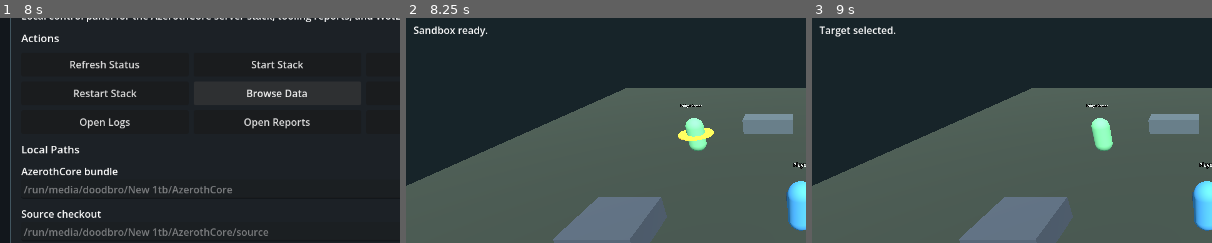
Above: before the commit, frames 1-3 (left to right).
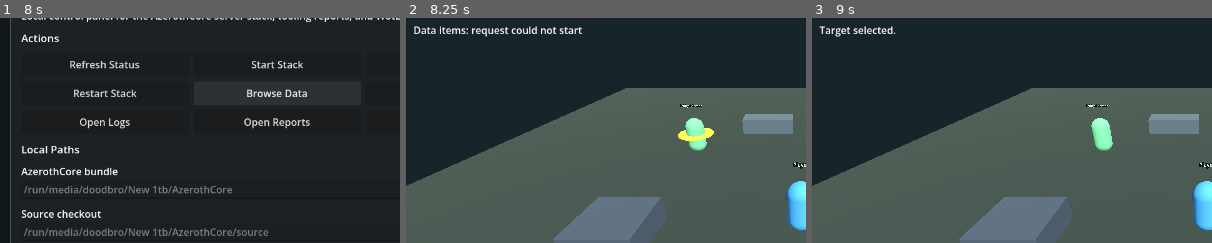
Above: after the commit, the same moments.

Repository: Dankrupt94/my-game
Game: Godot game, scene res://main.tscn
Same seed, same stepped clock (60 frames per second), same inputs: the game is played once before the commit and once after it.
Inputs:
- Up to frame 1 (8 s): click "Start Stack" at 0.5 s; click "Start Stack" at 1.25 s; click "Restart Stack" at 2 s; click "Restart Stack" at 2.75 s; click "Restart Stack" at 3.5 s; click "Launch Client" at 4.25 s; click "Launch Client" at 5 s; click "Refresh Status" at 5.75 s; click "Stop Stack" at 6.5 s; click "Browse Data" at 7.25 s
- Up to frame 2 (8.25 s): click "Open Sandbox" at 8 s
- Up to frame 3 (9 s): click "Target" at 8.75 s
The pictures show only the part of the screen within x 1-51%, y 14-64%; the shares and areas given below are measured in that part.

Frame 1 is identical in both runs. In frame 2, 0.9% of the frame differs, in the area x 2-44%, y 3-9%; in frame 3, nothing differs.

Commit message:
feat: make sandbox consume bridge data

Diff:
--- a/scripts/gameplay_sandbox.gd
+++ b/scripts/gameplay_sandbox.gd
@@ -9,15 +9,19 @@
 const RESOURCE_MAX := 100.0
 const PLAYER_HEALTH_MAX := 100.0
 const ENEMY_HEALTH_MAX := 100.0
+const BRIDGE_BASE_URL := "http://127.0.0.1:8765"
 
 var player_body: CharacterBody3D
 var camera: Camera3D
 var npc: Node3D
 var enemy: Node3D
+var data_spawn_root: Node3D
 var target_marker: MeshInstance3D
 var status_label: Label
 var target_label: Label
 var quest_label: Label
+var data_label: Label
+var inventory_label: Label
 var health_bar: ProgressBar
 var resource_bar: ProgressBar
 var enemy_bar: ProgressBar
@@ -37,6 +41,9 @@
 var attack_was_pressed := false
 var interact_was_pressed := false
 var reset_was_pressed := false
+var pending_data_requests := 0
+var data_records := {}
+var spawned_data_nodes: Array[Node3D] = []
 
 
 func _ready() -> void:
@@ -47,6 +54,8 @@
 	_update_ui("Sandbox ready.")
 	if OS.get_environment("ACORE_SANDBOX_SELF_TEST") == "1":
 		_run_self_test()
+		return
+	_load_bridge_data()
 
 
 func _physics_process(delta: float) -> void:
@@ -81,6 +90,9 @@
 	player_body = _create_actor("Player", Vector3(0, 1.0, 4.0), Color(0.28, 0.67, 0.93), true)
 	npc = _create_actor("Bridge Mentor", Vector3(-5.5, 1.0, -2.5), Color(0.45, 0.84, 0.58), false)
 	enemy = _create_actor("Training Echo", Vector3(5.0, 1.0, -3.0), Color(0.95, 0.35, 0.28), false)
+	data_spawn_root = Node3D.new()
+	data_spawn_root.name = "AzerothCoreDataPlaceholders"
+	add_child(data_spawn_root)
 	target_marker = _create_target_marker()
 
 	camera = Camera3D.new()
@@ -132,11 +144,14 @@
 		body.add_child(collision)
 
 
-func _create_actor(actor_name: String, actor_position: Vector3, color: Color, controllable: bool) -> CharacterBody3D:
+func _create_actor(actor_name: String, actor_position: Vector3, color: Color, controllable: bool, parent: Node = null) -> CharacterBody3D:
 	var body := CharacterBody3D.new()
 	body.name = actor_name
 	body.position = actor_position
-	add_child(body)
+	if parent == null:
+		add_child(body)
+	else:
+		parent.add_child(body)
 
 	var collision := CollisionShape3D.new()
 	var capsule_shape := CapsuleShape3D.new()
@@ -219,6 +234,10 @@
 	layout.add_child(quest_label)
 	status_label = _hud_label()
 	layout.add_child(status_label)
+	data_label = _hud_label()
+	layout.add_child(data_label)
+	inventory_label = _hud_label()
+	layout.add_child(inventory_label)
 
 	var spacer := Control.new()
 	spacer.size_flags_vertical = Control.SIZE_EXPAND_FILL
@@ -408,6 +427,144 @@
 	_update_ui("Sandbox reset.")
 
 
+func _load_bridge_data() -> void:
+	data_records = {}
+	pending_data_requests = 0
+	for request in [
+		{"view": "characters", "search": "", "limit": 3},
+		{"view": "creatures", "search": "wolf", "limit": 3},
+		{"view": "quests", "search": "wolf", "limit": 3},
+		{"view": "items", "search": "sword", "limit": 3},
+	]:
+		_request_data_view(str(request["view"]), str(request["search"]), int(request["limit"]))
+
+
+func _request_data_view(view: String, search: String, limit: int) -> void:
+	pending_data_requests += 1
+	var request := HTTPRequest.new()
+	request.timeout = 20
+	add_child(request)
+	request.request_completed.connect(Callable(self, "_on_data_request_completed").bind(view, request))
+	var path := "/data?view=" + view.uri_encode() + "&search=" + search.uri_encode() + "&limit=" + str(limit)
+	var error := request.request(BRIDGE_BASE_URL + path)
+	if error != OK:
+		request.queue_free()
+		pending_data_requests -= 1
+		_note_data_error(view, "request could not start")
+
+
+func _on_data_request_completed(
+	result: int,
+	response_code: int,
+	_headers: PackedStringArray,
+	body: PackedByteArray,
+	view: String,
+	request: HTTPRequest
+) -> void:
+	var body_text := body.get_string_from_utf8()
+	var parsed = JSON.parse_string(body_text)
+	var payload: Dictionary = parsed if typeof(parsed) == TYPE_DICTIONARY else {}
+	var request_ok := result == HTTPRequest.RESULT_SUCCESS and response_code >= 200 and response_code < 300 and bool(payload.get("ok", false))
+	if request_ok:
+		var rows := _rows_from_data_payload(payload, view)
+		data_records[view] = rows
+		if view == "creatures":
+			_spawn_data_creatures(rows)
+		_update_data_ui()
+	else:
+		_note_data_error(view, "bridge data request failed")
+
+	pending_data_requests -= 1
+	request.queue_free()
+	_maybe_finish_data_self_test()
+
+
+func _rows_from_data_payload(payload: Dictionary, view: String) -> Array:
+	var report: Dictionary = payload.get("report", {})
+	var views: Dictionary = report.get("views", {})
+	var view_payload: Dictionary = views.get(view, {})
+	var rows: Array = view_payload.get("rows", [])
+	return rows
+
+
+func _spawn_data_creatures(rows: Array) -> void:
+	for child in data_spawn_root.get_children():
+		child.queue_free()
+	spawned_data_nodes.clear()
+
+	var count: int = min(rows.size(), 3)
+	for index in range(count):
+		var row: Dictionary = rows[index]
+		var level: int = int(str(row.get("maxlevel", "1")))
+		var color: Color = Color(0.82, 0.58 + min(level, 20) * 0.01, 0.28)
+		var actor := _create_actor(
+			str(row.get("name", "Data Creature")),
+			Vector3(-6.5 + index * 3.2, 1.0, -8.2),
+			color,
+			false,
+			data_spawn_root
+		)
+		actor.set_meta("acore_entry", str(row.get("entry", "")))
+		actor.set_meta("acore_level", str(row.get("minlevel", "?")) + "-" + str(row.get("maxlevel", "?")))
+		spawned_data_nodes.append(actor)
+
+	selectable_targets = [npc, enemy]
+	selectable_targets.append_array(spawned_data_nodes)
+
+
+func _update_data_ui() -> void:
+	if data_label == null:
+		return
+
+	var characters: Array = data_records.get("characters", [])
+	var quests: Array = data_records.get("quests", [])
+	var items: Array = data_records.get("items", [])
+	var creatures: Array = data_records.get("creatures", [])
+
+	var character_text := _record_list(characters, "name", "No characters")
+	var quest_text := _record_list(quests, "title", "No quests")
+	var item_text := _record_list(items, "name", "No items")
+	data_label.text = "Characters: " + character_text + " | Quest data: " + quest_text
+	inventory_label.text = "Items: " + item_text + " | Creature placeholders: " + str(creatures.size())
+
+
+func _record_list(rows: Array, key: String, empty_text: String) -> String:
+	if rows.is_empty():
+		return empty_text
+	var names := PackedStringArray()
+	for row in rows:
+		if typeof(row) == TYPE_DICTIONARY:
+			names.append(str(row.get(key, "?")))
+	return ", ".join(names)
+
+
+func _note_data_error(view: String, message: String) -> void:
+	data_records[view] = []
+	_update_ui("Data " + view + ": " + message)
+	_maybe_finish_data_self_test()
+
+
+func _maybe_finish_data_self_test() -> void:
+	if OS.get_environment("ACORE_SANDBOX_DATA_SELF_TEST") != "1":
+		return
+	if pending_data_requests > 0:
+		return
+	for view in ["characters", "creatures", "quests", "items"]:
+		if not data_records.has(view) or data_records[view].is_empty():
+			_fail_data_self_test(view + " did not load rows")
+			return
+	if spawned_data_nodes.is_empty():
+		_fail_data_self_test("creature placeholders were not spawned")
+		return
+	print("SANDBOX_DATA_SELF_TEST_OK")
+	get_tree().quit(0)
+
+
+func _fail_data_self_test(message: String) -> void:
+	push_error("SANDBOX_DATA_SELF_TEST_FAILED: " + message)
+	get_tree().quit(1)
+
+
 func _run_self_test() -> void:
 	_select_target(0)
 	player_body.global_position = npc.global_position + Vector3(0, 0, 1.4)
Not shown, changed: docs/gameplay-sandbox.md
Not shown, changed: docs/godot-azerothcore-wotlk-master-plan.md
Not shown, changed: docs/host-control-bridge.md
Not shown, changed: docs/stages/stage-06-data-driven-sandbox.md
Not shown, changed: docs/task-log.md
Not shown, changed: tools/host_control_bridge.py
